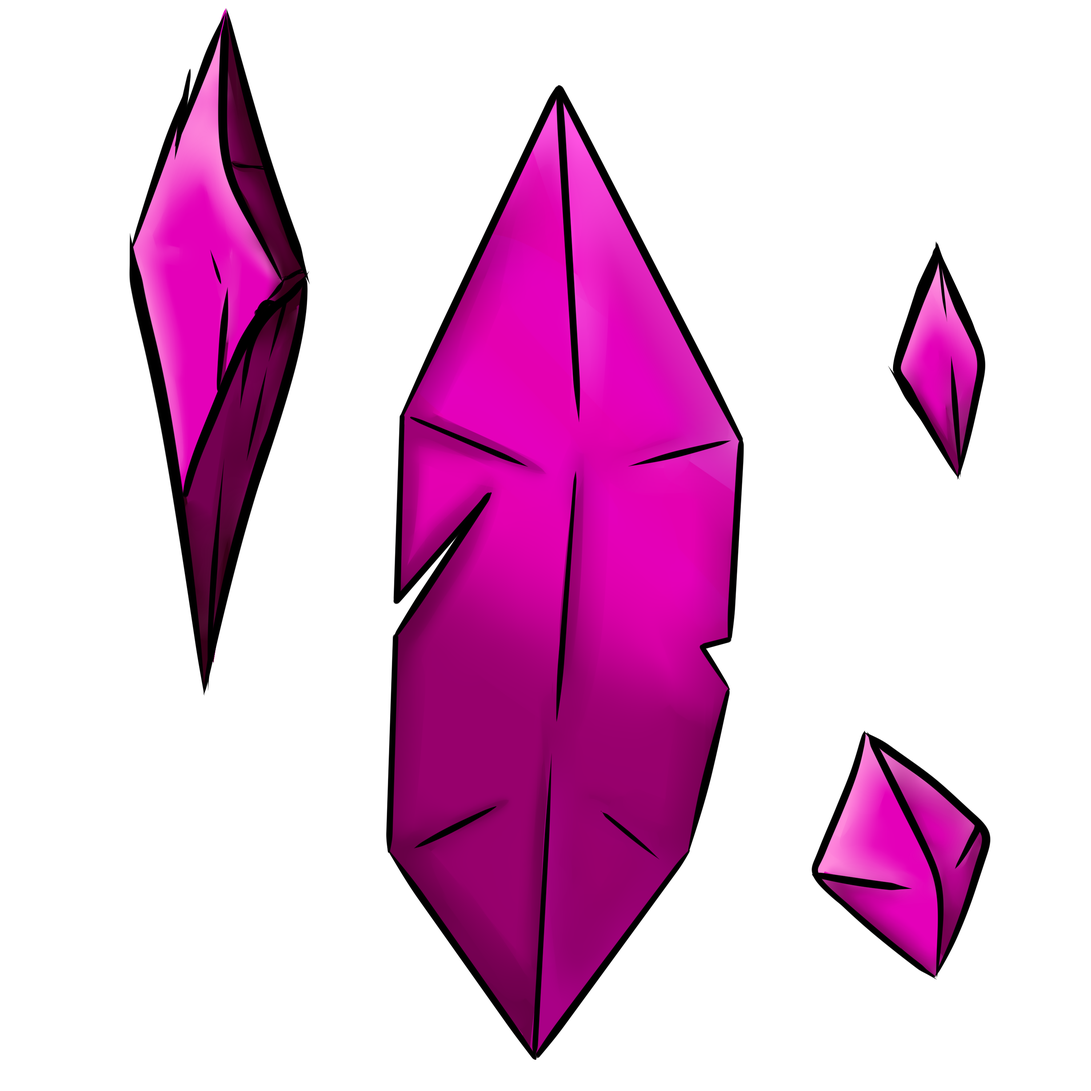
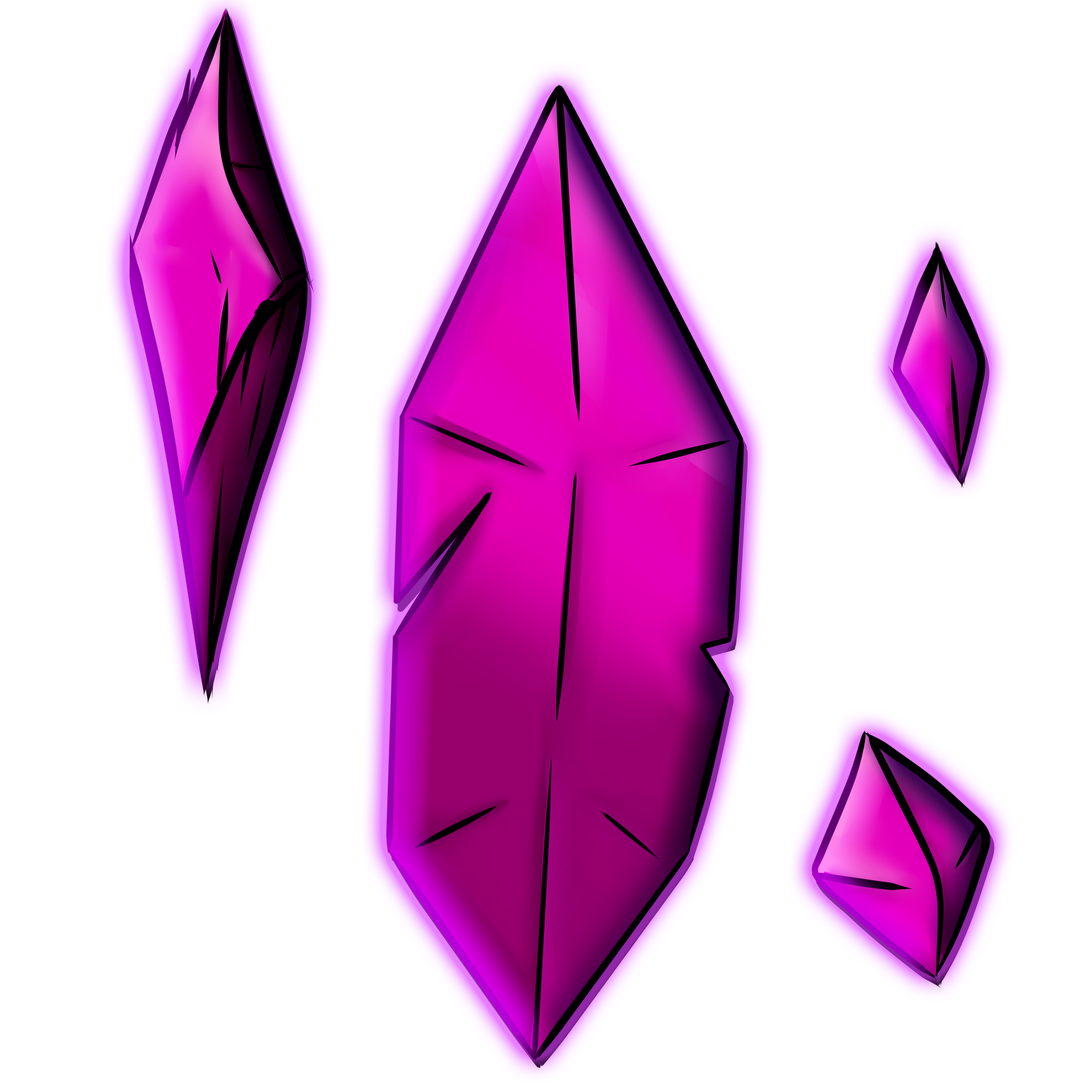
Layered file, before and after one edit (1091 x 1091). Changes by layer:
hid "Layer1", painted on it over bbox(105, 0, 1014, 1081)
